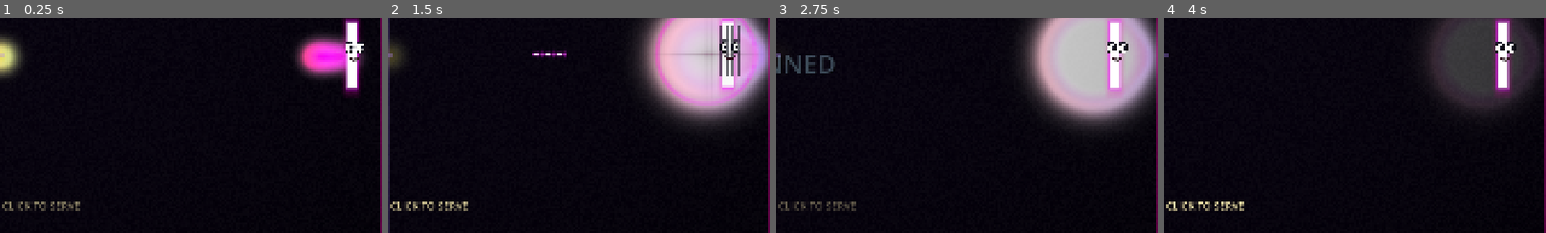
Above: before the commit, frames 1-4 (left to right).
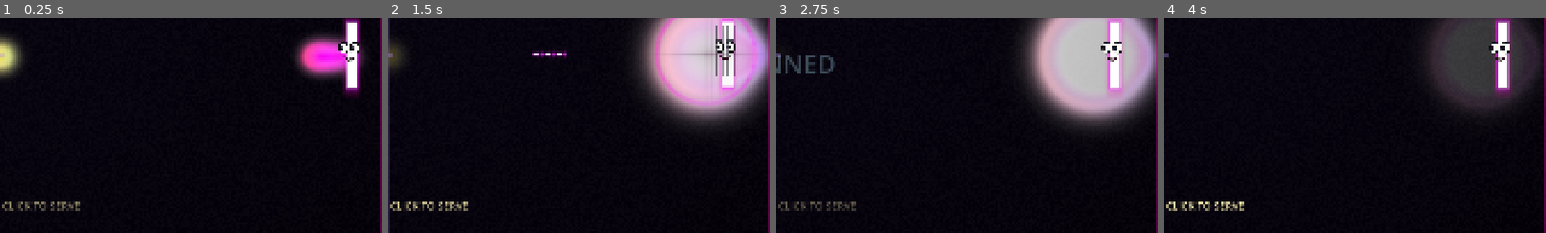
Above: after the commit, the same moments.

Repository: saworbit/cymatics
Game: Godot game, scene res://scenes/main.tscn
The game is run twice, just before and just after one commit, with the same random seed, the same clock (stepped at 60 frames per second) and the same inputs.
Inputs (mouse positions are % of the whole screen's width and height, from its top left):
- Up to frame 1 (0.25 s): no input
- Up to frame 2 (1.5 s): tap Enter at 0.5, 1.25 s; move the mouse to (72, 45) at 0.52 s; hold T (toggle_ai) 0.53-1.28 s; move the mouse to (30, 55) at 1.27 s; tap Z (zen_mode_toggle) at 1.35 s
- Up to frame 3 (2.75 s): tap Enter at 2 s; move the mouse to (60, 28) at 2.02 s; hold T (toggle_ai) from 2.03 s (still down)
- Up to frame 4 (4 s): tap Enter at 2.75, 3.5 s; move the mouse to (45, 70) at 2.77 s; release T (toggle_ai) at 2.78 s; tap Z (zen_mode_toggle) at 2.85 s; move the mouse to (80, 65) at 3.52 s; hold T (toggle_ai) from 3.53 s (still down)
The pictures show only the part of the screen within x 50-100%, y 41-91%; the shares and areas given below are measured in that part.

The runs differ from the first frame. In frame 1, 0.3% of the frame differs, in the area x 88-96%, y 11-21%; in frame 2, 1.2%, in the area x 85-93%, y 3-28%; in frame 3, 0.3%; in frame 4, 0.3%.

Commit message:
fix(paddle): position and orient eyes facing court on right player

Diff:
--- a/src/actors/paddle.gd
+++ b/src/actors/paddle.gd
@@ -119,10 +119,10 @@
 
 	face = preload("res://src/actors/character_face.gd").new()
 	add_child(face)
-	# Padd: wide eager eyes. Lin: smug half-lids, faces the court.
+	# Padd (P1, left): wide eager eyes facing right (+X). Lin (P2, right): smug half-lids facing left (-X).
 	var lid := 0.05 if player_id == 0 else 0.42
 	face.setup(Vector2(92, 128), player_id == 1, lid)
-	face.position = Vector2(6, -8)
+	face.position = Vector2(6.0 if player_id == 0 else -6.0, -8.0)
 
 func setup_dependencies(p_fluid_sim: FluidSimulator, p_vfx: VFXManager, p_audio: AudioManager) -> void:
 	fluid_sim = p_fluid_sim
@@ -523,8 +523,8 @@
 	if visual_core != null:
 		visual_core.scale = visual_core.scale.lerp(Vector2(size_mod, size_mod), clampf(delta * 12.0, 0.0, 1.0))
 	if face != null:
-		var sx := -size_mod if player_id == 1 else size_mod
-		face.scale = Vector2(sx, size_mod)
+		face.scale = Vector2(size_mod, size_mod)
+		face.position = Vector2((6.0 if player_id == 0 else -6.0) * size_mod, -8.0 * size_mod)
 	if _cannon != null:
 		_cannon.visible = armed_time > 0.0
 		if armed_time > 0.0:
--- a/src/systems/audio_manager.gd
+++ b/src/systems/audio_manager.gd
@@ -54,7 +54,8 @@
 	if player != null:
 		player.stop()
 		player.stream = null
-		player.queue_free()
+		remove_child(player)
+		player.free()
 		player = null
 
 func _init_synthesizer() -> void:
